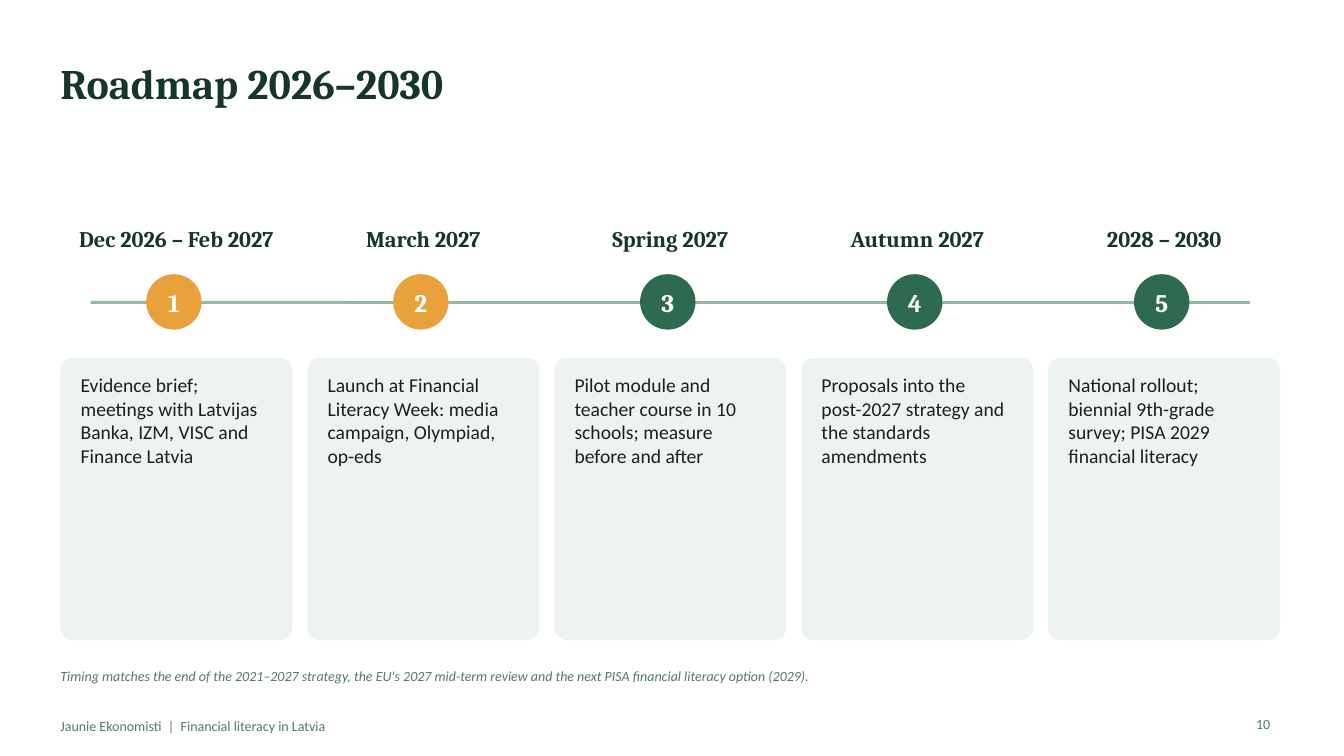
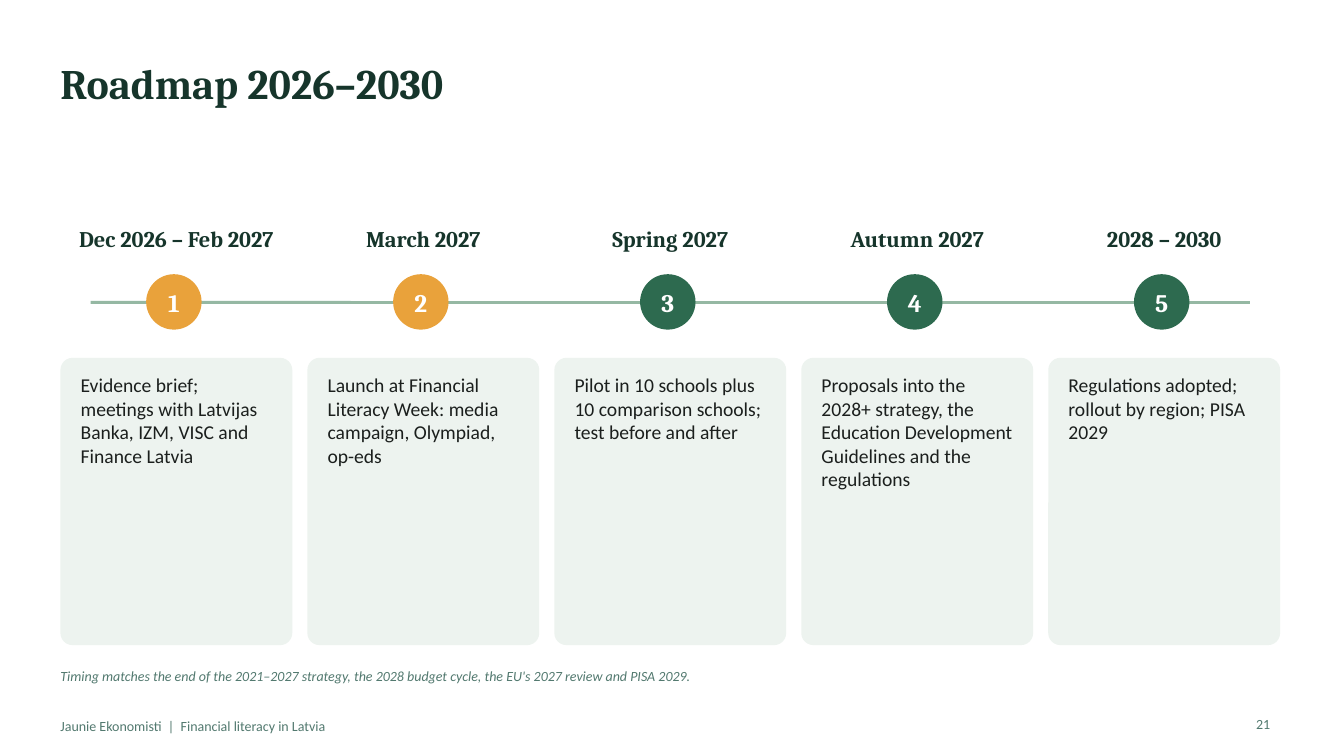
Before and after one commit to ArtisLV890/Elective-Impact-Making-for-the-Competitiveness-and-Data-Driven-Decisions-2026-2027, a slide deck: slide 21 of financial-literacy/presentation/Financial literacy in Latvia - presentation.pptx (slide 10 before the commit). Drawn at 1344x756 pixels with LibreOffice and Linux fonts; fonts in the diff are those of the drawing. Boxes give left, top, right and bottom in pixels: in the first picture for what was removed or moved away, otherwise in the second. Text is boxed around its words. In the diff, an @@ line names an element or a change of style, - is before the commit and + after.

```diff
--- a/financial-literacy/presentation/Financial literacy in Latvia - presentation.pptx
+++ b/financial-literacy/presentation/Financial literacy in Latvia - presentation.pptx
@@ rounded rectangle: place and size @@
-rounded rectangle at bbox=[60, 358, 292, 640]
+rounded rectangle at bbox=[60, 358, 292, 645]
@@ rounded rectangle: place and size @@
-rounded rectangle at bbox=[308, 358, 539, 640]
+rounded rectangle at bbox=[308, 358, 539, 645]
@@ rounded rectangle: place and size @@
-rounded rectangle at bbox=[555, 358, 786, 640]
+rounded rectangle at bbox=[555, 358, 786, 645]
@@ rounded rectangle: place and size @@
-rounded rectangle at bbox=[802, 358, 1033, 640]
+rounded rectangle at bbox=[802, 358, 1033, 645]
@@ rounded rectangle: place and size @@
-rounded rectangle at bbox=[1049, 358, 1280, 640]
+rounded rectangle at bbox=[1049, 358, 1280, 645]
@@ text at bbox=[575, 378, 761, 439]: text changed @@
-Pilot module and teacher course in 10 schools; measure before and after
+Pilot in 10 schools plus 10 comparison schools; test before and after
@@ text at bbox=[821, 378, 1012, 490]: text changed @@
-Proposals into the post-2027 strategy and the standards amendments
+Proposals into the 2028+ strategy, the Education Development Guidelines and the regulations
@@ text at bbox=[1068, 378, 1245, 439]: text changed @@
-National rollout; biennial 9th-grade survey; PISA 2029 financial literacy
+Regulations adopted; rollout by region; PISA 2029
@@ text at bbox=[60, 671, 690, 684]: text changed @@
-Timing matches the end of the 2021–2027 strategy, the EU's 2027 mid-term review and the next PISA financial literacy option (2029).
+Timing matches the end of the 2021–2027 strategy, the 2028 budget cycle, the EU's 2027 review and PISA 2029.
@@ page number at bbox=[1256, 720, 1270, 729]: text changed @@
-10
+21
```
Also in this commit, not shown: 17 other slides changed, 15 slides added, 3 slides removed, 3 other files.
